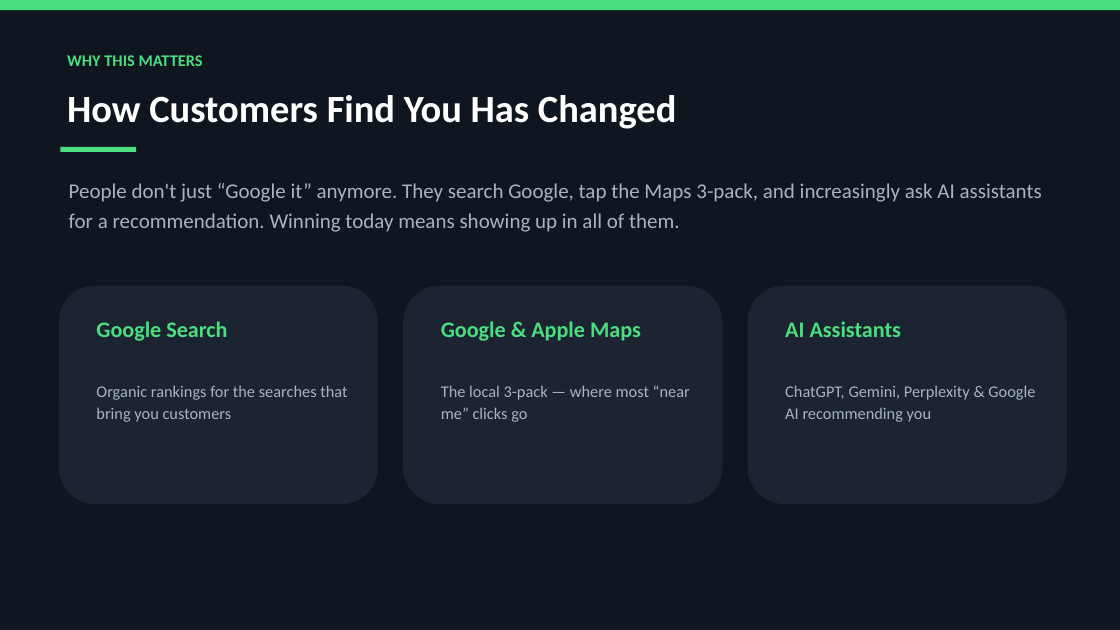
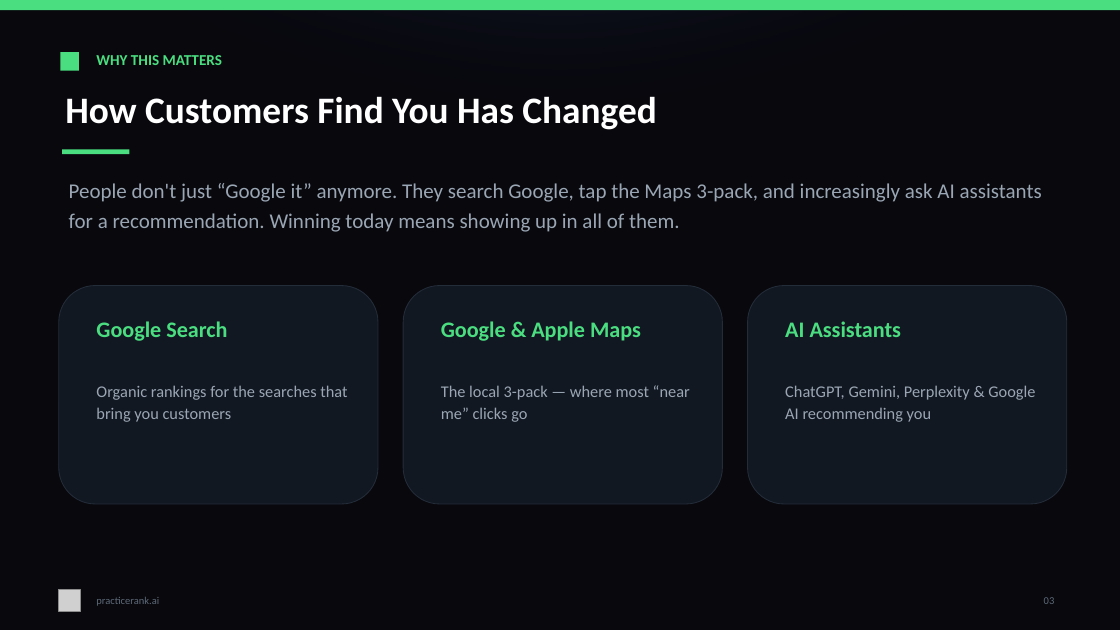
Before and after one commit to sathvik-vadlakunta/inCentivee, a slide deck: slide 3 of deliverables/PracticeRank-SEO-Strategy-Paradigm-Experts.pptx. Drawn at 1120x630 pixels with LibreOffice and Linux fonts; fonts in the diff are those of the drawing; grey boxes stand for pictures. Boxes give left, top, right and bottom in pixels: in the first picture for what was removed or moved away, otherwise in the second. Text is boxed around its words. In the diff, an @@ line names an element or a change of style, - is before the commit and + after.

Commit message:
deck: rebrand to practicerank.ai dark mode (near-black + radial glows + green)
Match the site's dark aesthetic and elevate: #08080d base, soft radial navy
glow (top) + faint green corner glow via soft-edge ellipses, subtle card
borders, green tick + accent rule on section headings, per-slide footer with
logo mark + page number. Refined palette (white 86%/muted/faint text).

```diff
--- a/deliverables/PracticeRank-SEO-Strategy-Paradigm-Experts.pptx
+++ b/deliverables/PracticeRank-SEO-Strategy-Paradigm-Experts.pptx
@@ rectangle at box(0, 0, 1120, 630): fill #0F1620 to #08080D @@
@@ ellipse added at box(0, 0, 1120, 155), fill #16213E at 46% opacity @@
@@ rectangle added at box(60, 52, 79, 71), fill #4ADE80 @@
@@ text "WHY THIS MATTERS": place and size @@
-text "WHY THIS MATTERS" at box(67, 55, 203, 66)
+text "WHY THIS MATTERS" at box(96, 55, 222, 65)
@@ text "WHY THIS MATTERS" at box(96, 55, 222, 65): size 14 to 13 pt @@
@@ text "How Customers Find You Has ..." at box(65, 96, 656, 130): size 33 to 32 pt @@
@@ text "People don't just “Google it” ..." at box(69, 183, 1042, 232): text colour #A8B3C2 to #9AA6B4 @@
@@ rectangle: place and size @@
-rectangle at box(60, 147, 136, 152)
+rectangle at box(62, 150, 129, 155)
@@ fill #1B2430 to #121822; outline none to #232C39 0.75 pt in 3 elements at box(59, 286, 378, 504), box(403, 286, 723, 504), box(748, 286, 1067, 504) @@
@@ picture added at box(59, 590, 81, 612) @@
@@ text added at box(96, 597, 159, 606), 9 pt, text #5E6A79 @@
+practicerank.ai
@@ text added at box(1044, 597, 1055, 604), 9 pt, text #5E6A79 @@
+03
```
Also in this commit, not shown: 12 other slides changed, 1 other file.
